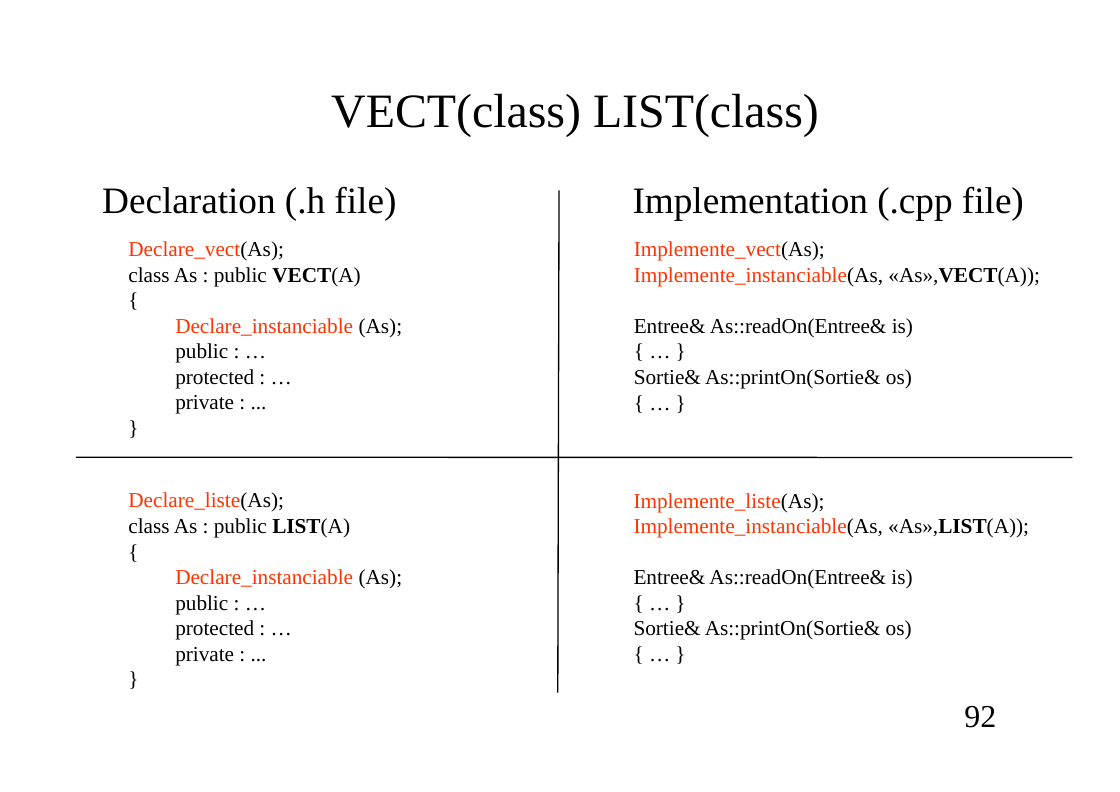
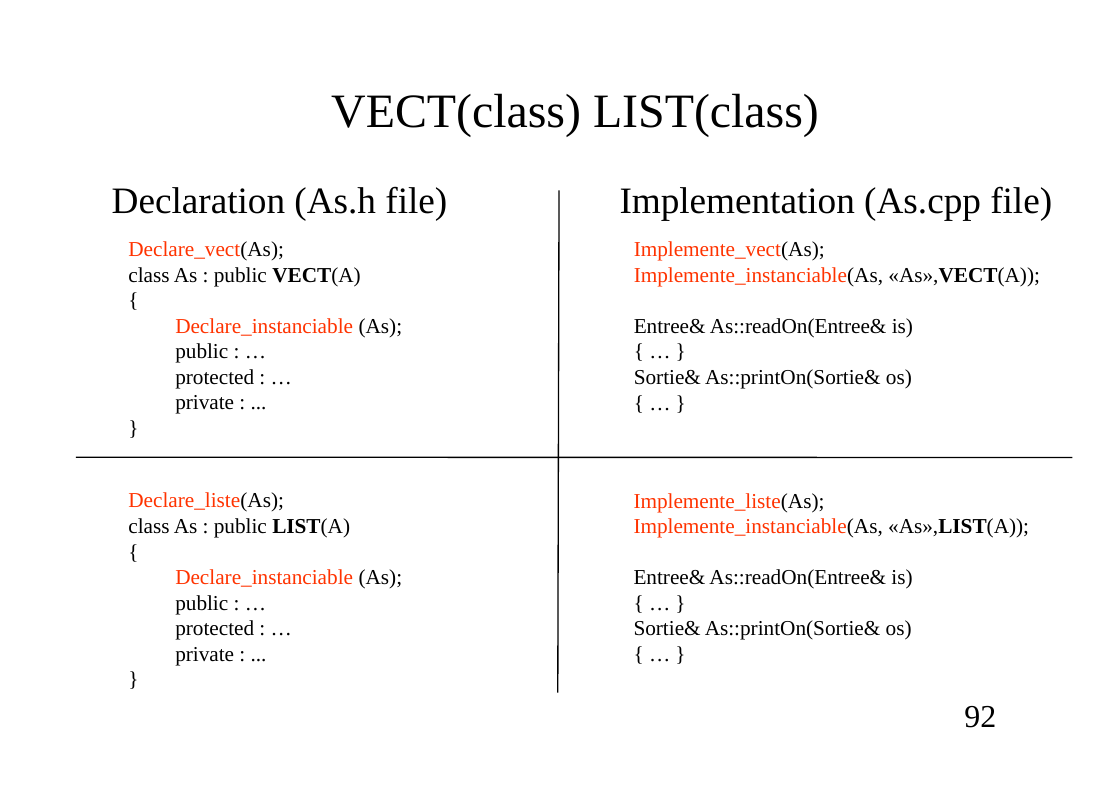
Before and after one commit to cea-trust-platform/trust-code, a slide deck: slide 92 of doc/TRUST/Developer_TRUST_presentation.odp. Drawn at 1120x792 pixels with LibreOffice and Linux fonts; fonts in the diff are those of the drawing; background and template pictures are left out. Boxes give left, top, right and bottom in pixels: in the first picture for what was removed or moved away, otherwise in the second. Text is boxed around its words. In the diff, an @@ line names an element or a change of style, - is before the commit and + after.

```diff
--- a/doc/TRUST/Developer_TRUST_presentation.odp
+++ b/doc/TRUST/Developer_TRUST_presentation.odp
@@ text at [112, 186, 447, 220]: text changed @@
-Declaration (.h file)
+Declaration (As.h file)
@@ text at [620, 186, 1052, 220]: text changed @@
-Implementation (.cpp file)
+Implementation (As.cpp file)
```
Also in this commit, not shown: 19 other files.
